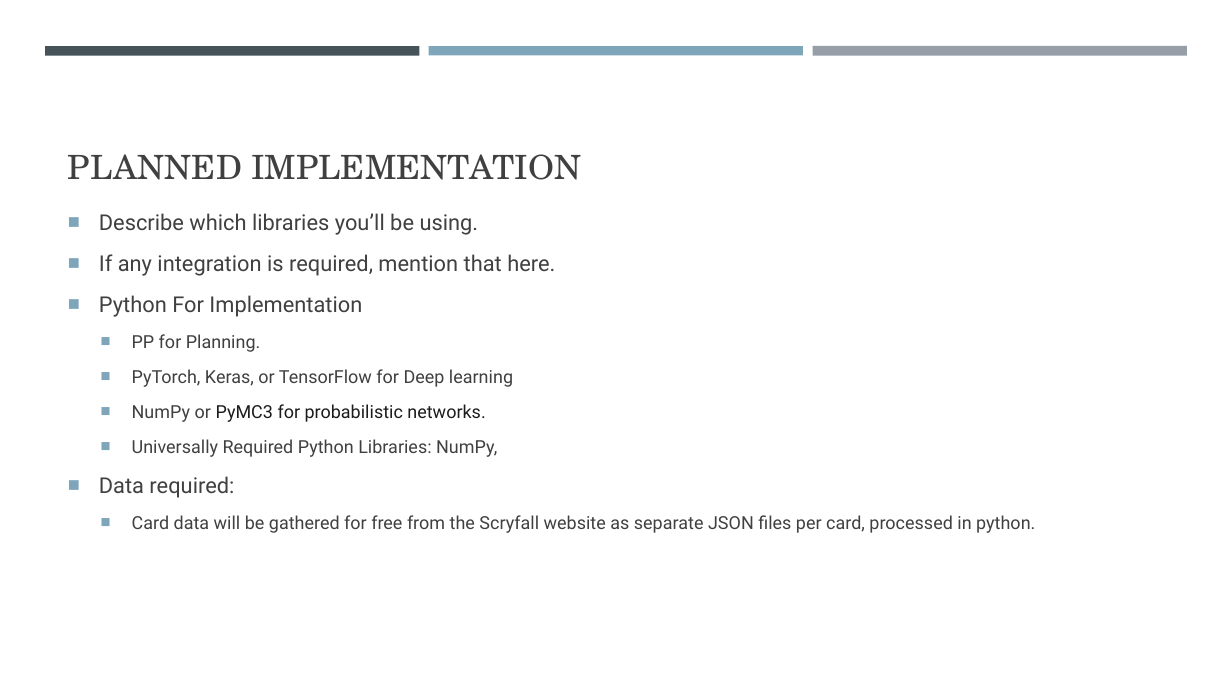
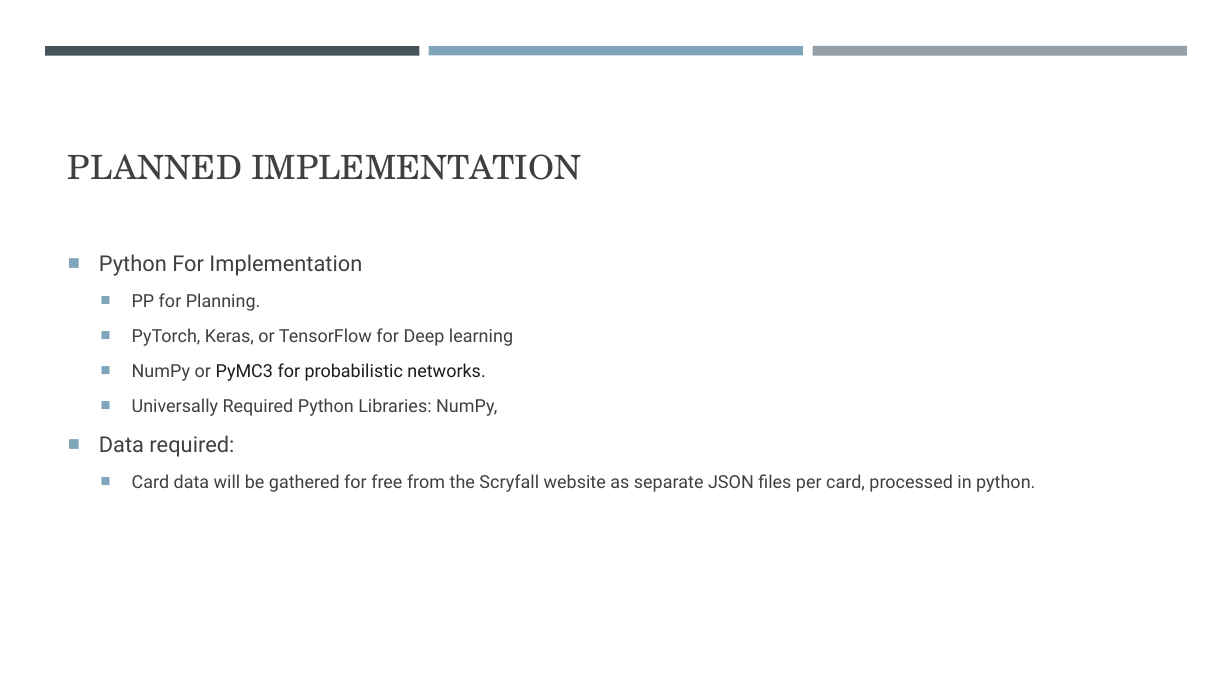
Before and after one commit to NicholasTillo/Gitaxian-Probe, a slide deck: slide 6 of problem_formulation.pptx. Drawn at 1232x693 pixels with LibreOffice and Linux fonts; fonts in the diff are those of the drawing. Boxes give left, top, right and bottom in pixels: in the first picture for what was removed or moved away, otherwise in the second. Text is boxed around its words. In the diff, an @@ line names an element or a change of style, - is before the commit and + after.

```diff
--- a/problem_formulation.pptx
+++ b/problem_formulation.pptx
@@ text at (99,213,555,276): paragraphs removed @@
-■ Describe which libraries you’ll be using.
-■ If any integration is required, mention that here.
```
Also in this commit, not shown: 1 other slide changed.
